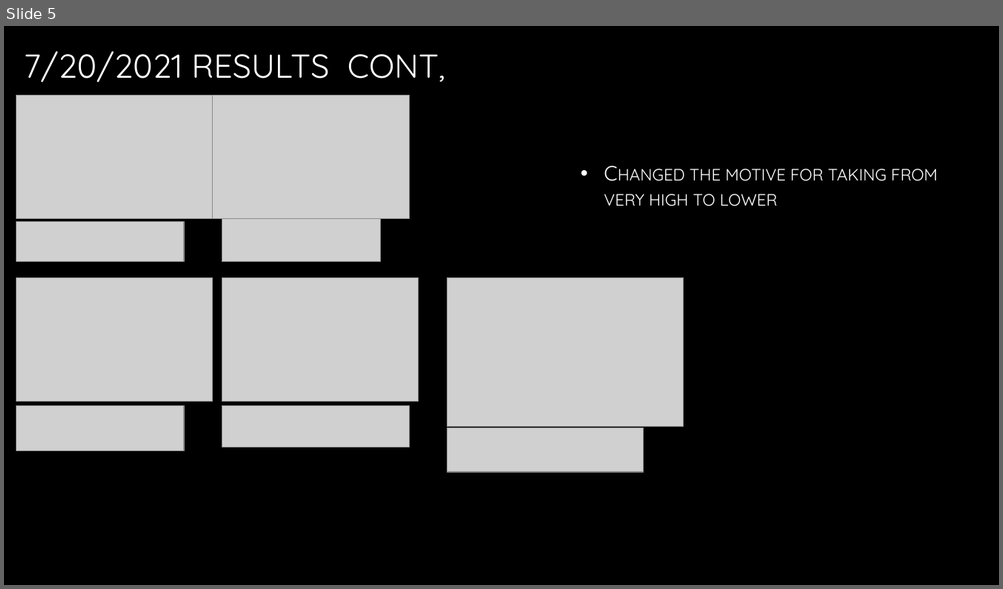
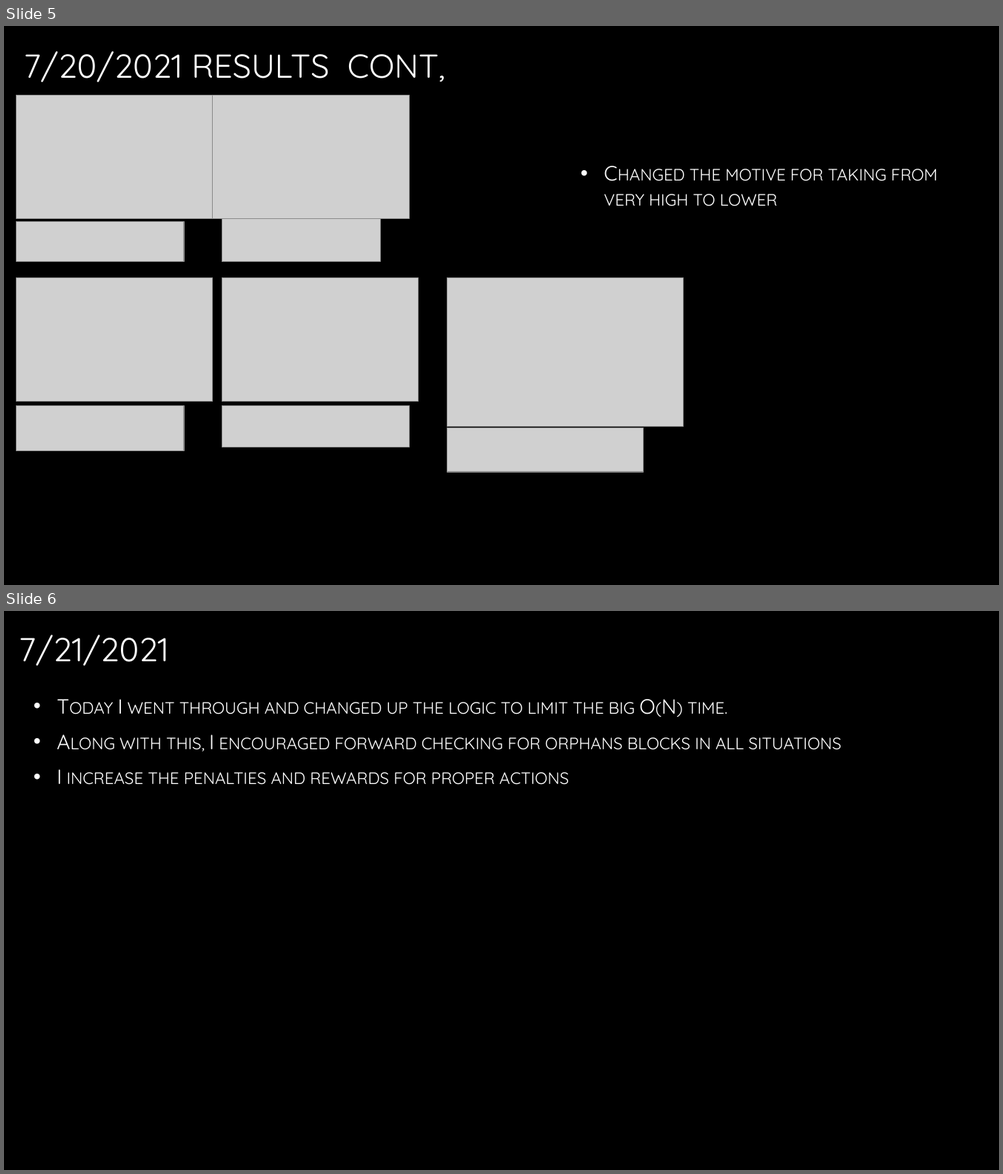
Before and after one commit to kch34/summer_2021, a slide deck: Reinforcement Learning/experiments.pptx. Shown one above the other, each under a label of ours: slide 5 before the commit, slides 5 and 6 after it. The pictures are 1003x589 and 1003x1174 pixels, drawn with LibreOffice and Linux fonts; fonts in the diff are those of the drawing; grey boxes stand for pictures; background and template pictures are left out. Boxes give left, top, right and bottom in pixels: in the first picture for what was removed or moved away, otherwise in the second. Text is boxed around its words. In the diff, an @@ line names an element or a change of style, - is before the commit and + after.

Commit message:
7/22/2021
I finished the new logic and tested extensively.
The new logic has greatly improved the turn time and now I want to test what weights and rewards effect it more

```diff
--- a/Reinforcement Learning/experiments.pptx
+++ b/Reinforcement Learning/experiments.pptx
@@ slide 6 added at <box>4,611,999,1170</box>, background picture (left out) @@
@@ title added at <box>19,635,169,666</box>, 32 pt, text gradient #FFFFFF to #A6A6A6 @@
+7/21/2021
@@ text added at <box>57,699,842,785</box>, 20 pt, text gradient #FFFFFF to #BFBFBF, small capitals @@
+• Today I went through and changed up the logic to limit the big O(N) time.
+• Along with this, I encouraged forward checking for orphans blocks in all situations
+• I increase the penalties and rewards for proper actions
```
Also in this commit, not shown: 3 other slides added, 29 other files.
